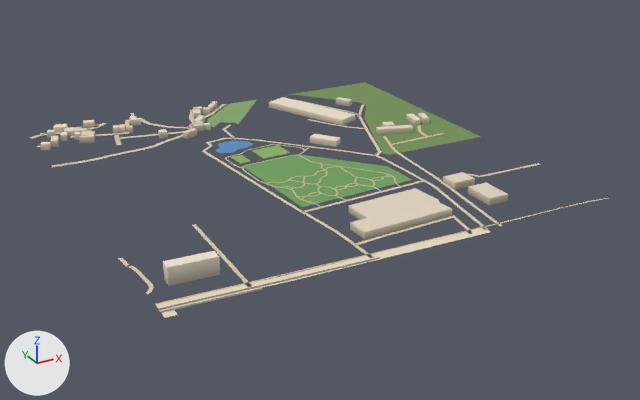
Renders of the glTF model public/assets/bengaluru-region-v1/tiles/t25_3-l0.glb from each side of a commit.
Rendered twice from a 50 mm camera at (12310.0, 889.0, 378.0) aimed at (12767.0, 1718.0, -37.0). Arrows for +X, +Y and +Z are at lower left; the lights stay in place. The older version comes first. Vertices at exactly the same position are counted once.

The first picture shows 'building', 'ground' and 1 more.
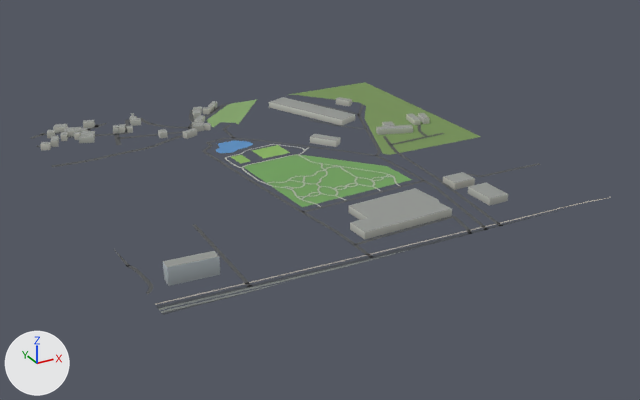
Where the change shows, as pixel boxes [x1, y1, x2, y2] in the pictures (640 x 400 px; the box of a moved part takes in the faces that stretch with it):
'ground', reshaped: before [30, 82, 608, 318]; after [30, 82, 610, 315]
part 1 of me_building, recoloured: [40, 97, 508, 286] in both
part 2 of me_ground, added: after [156, 206, 576, 309]
part 3 of me_ground, deleted: before [162, 310, 177, 318]
part 4 of me_ground, moved or reshaped: before [118, 228, 490, 311]; after [115, 231, 471, 315]
part 5 of me_ground, moved or reshaped: [30, 119, 217, 159] in both
part 6 of me_ground, moved or reshaped: before [481, 163, 608, 201]; after [481, 163, 610, 201]
part 7 of me_ground, recoloured: [33, 100, 595, 313] in both

The edits, one by one:
me_building is used by ob_building; location (12500.0, 1500.0, 0.0).
me_building had 348 vertices, 440 faces and spanned x 2.0..480.0, y 41.0..508.0, z 0.0..18.0.
me_building now has 348 vertices, 532 faces and spans x 2.0..480.0, y 41.0..508.0, z 0.0..18.0.
me_building part 1: 440 kept faces spanning x 2.0..480.0, y 41.0..508.0, z 0.0..18.0 get new vertex colours.
Edits to the shape of me_building do not show in these pictures.
me_ground is used by ob_ground; location (12500.0, 1500.0, 0.0).
me_ground had 1516 vertices, 1397 faces and spanned x -2.0..500.0, y -6.0..503.0, z 1.0.
me_ground now has 1539 vertices, 1420 faces and spans x 0.0..500.0, y 0.0..500.0, z 1.0.
me_ground part 2: a new loose piece of 38 vertices spanning x 0.0..452.0, y 0.0..16.0, z 1.0, in mat_ground.
me_ground part 3: the loose piece of 4 vertices spanning x 0.0..11.0, y -6.0..7.0, z 1.0 is deleted.
me_ground part 4: 9 vertices moved from x 1.0..315.0, y -1.0..98.0, z 1.0 to x 0.0..315.0, y 0.0..99.0, z 1.0; 36 vertices removed from x -2.0..334.0, y -6.0..115.0, z 1.0; 24 vertices added at x 0.0..334.0, y 0.0..138.0, z 1.0.
me_ground part 5: 18 vertices moved from x -2.0..188.0, y 340.0..502.0, z 1.0 to x 0.0..189.0, y 339.0..500.0, z 1.0; 4 vertices removed from x 2.0..84.0, y 484.0..501.0, z 1.0; 4 vertices added at x 0.0..90.0, y 490.0..500.0, z 1.0.
me_ground part 6: 3 vertices moved from x 444.0..496.0, y 1.0..115.0, z 1.0 to x 452.0..500.0, y 1.0..115.0, z 1.0; 3 vertices removed from x 472.0..496.0, y -1.0..114.0, z 1.0; 4 vertices added at x 488.0..500.0, y 0.0..114.0, z 1.0.
me_ground part 7: 1097 kept faces spanning x 0.0..479.0, y 0.0..500.0, z 1.0 get new vertex colours; the middle colour goes from beige #cfbf9f to grey #afb2a9.
Other edits to the shape of me_ground do not show in these pictures.
